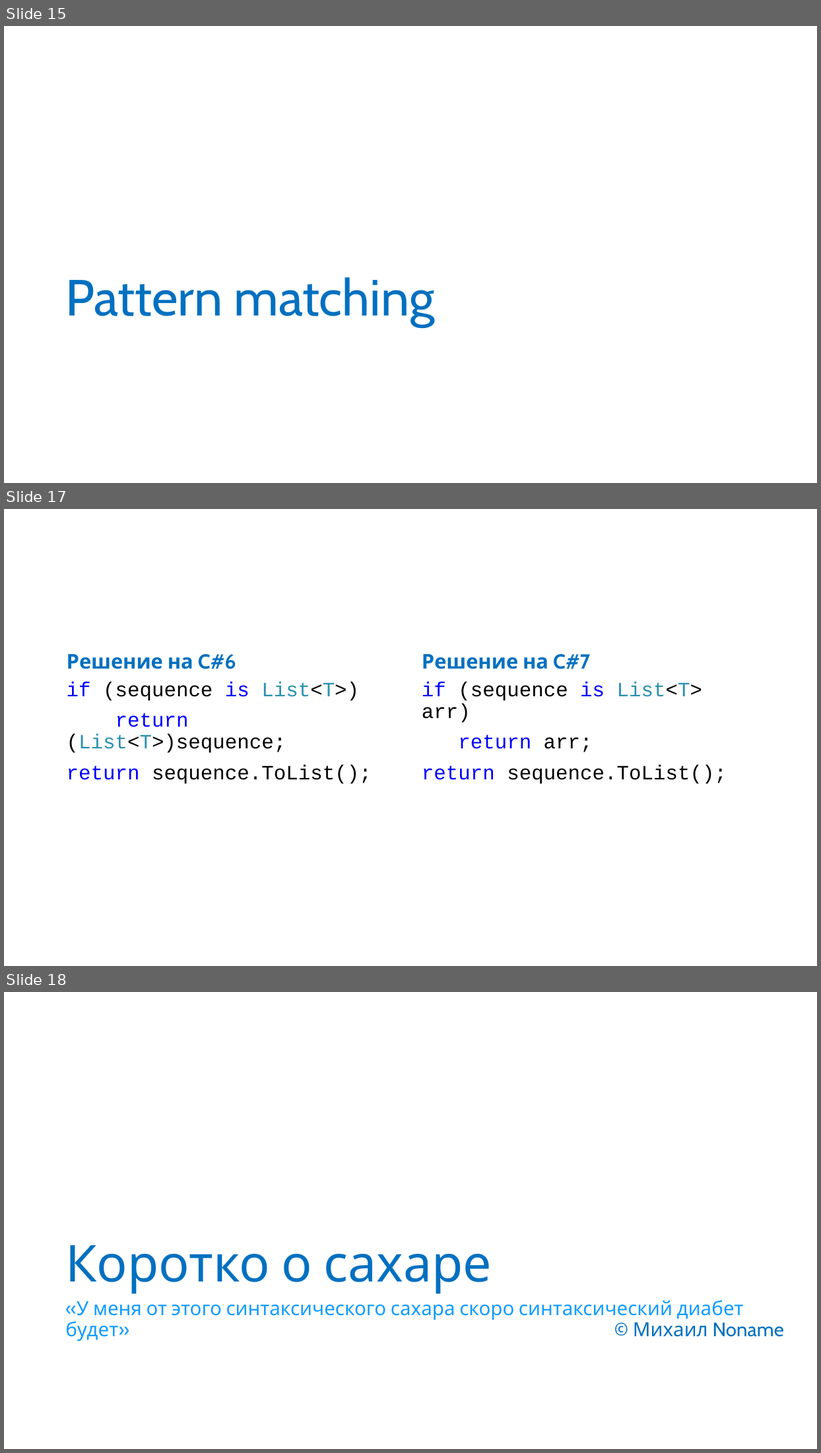
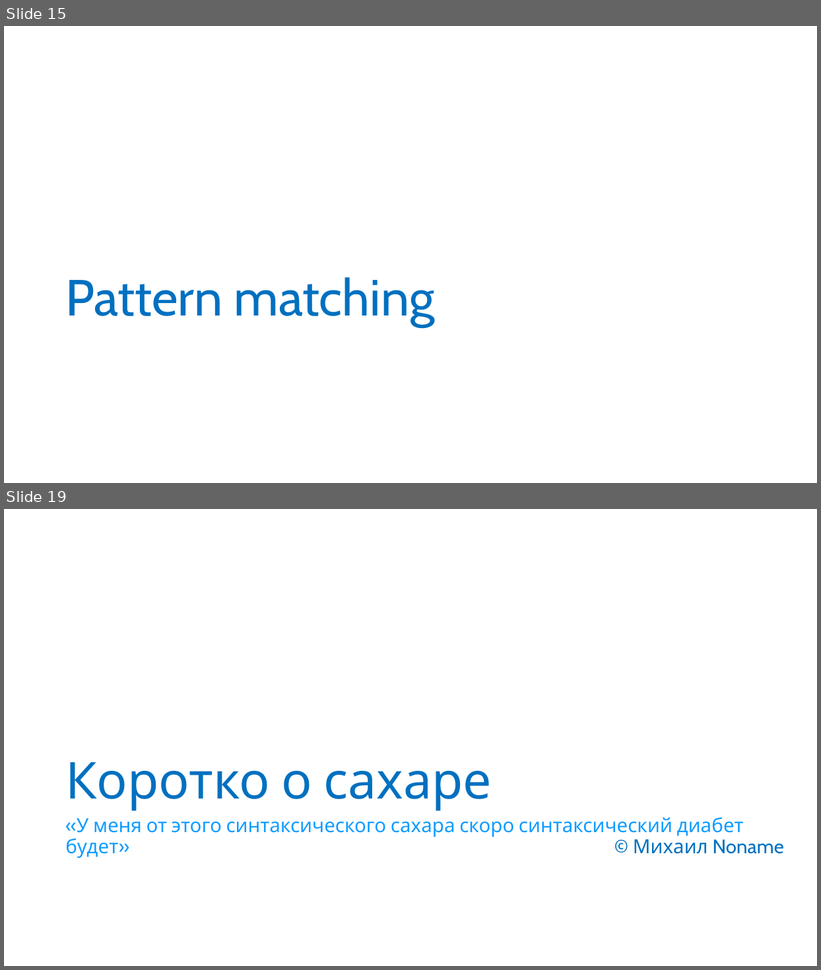
Before and after one commit to anaym/FC-CS7, a slide deck: CS7.pptx. Shown one above the other, each under a label of ours: slides 15, 17 and 18 before the commit, slides 15 and 19 after it; the slides between them are not shown. The pictures are 821x1453 and 821x970 pixels, drawn with LibreOffice and Linux fonts; fonts in the diff are those of the drawing. Boxes give left, top, right and bottom in pixels: in the first picture for what was removed or moved away, otherwise in the second. Text is boxed around its words. In the diff, an @@ line names an element or a change of style, - is before the commit and + after.

```diff
--- a/CS7.pptx
+++ b/CS7.pptx
@@ slide 17 removed at bbox=[4, 509, 817, 966], background #FFFFFF @@
@@ text removed at bbox=[67, 654, 236, 669] @@
-Решение на C#6
@@ text removed at bbox=[422, 654, 590, 669] @@
-Решение на C#7
@@ text removed at bbox=[67, 682, 372, 784] @@
-if (sequence is List<T>)
-return (List<T>)sequence;
-return sequence.ToList();
@@ text removed at bbox=[422, 682, 727, 784] @@
-if (sequence is List<T> arr)
-return arr;
-return sequence.ToList();
@@ what was slide 18 is now slide 19 @@
```
Also in this commit, not shown: 3 slides changed, 2 slides added, 7 other files.
